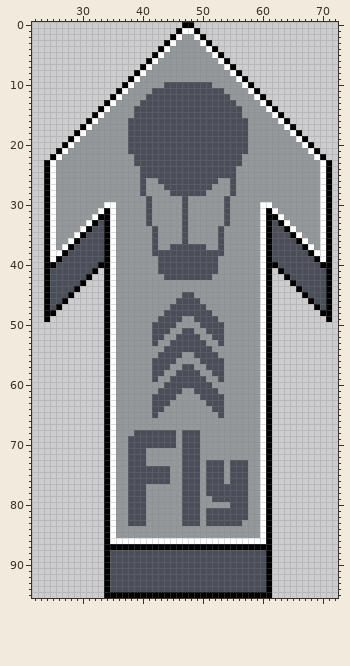
A sprite sheet gets an edit: Brackeys 2024.2/Assets/_Game/Art/Sprites/botaoplay/en/flybutton.png. This is how it looked before the edit.
The file is 96x96 pixels. Shown: x 22..72, y 0..95.
After:
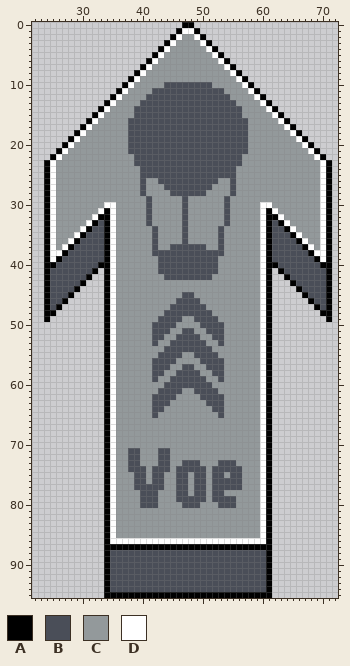
Palette (. is transparent): A #000000  B #4a4e58  C #93999b  D #ffffff
From old to new:
The author changed colour C to colour B in rows 71 to 72 at x 43 to 44; in row 73 at x 43 to 44 and 54; in row 74 at x 46, 50 and 54; in row 75 at x 46 and 50; in row 76 at x 46, 50 and 54; in row 77 at x 41 to 43, 46 and 50.
The author changed colour C to colour B in rows 78 to 79 at x 41 to 42, 46 and 50; in row 80 at x 41 to 42 and 53 to 54.
The author changed colour B to colour C in row 68 at x 39 to 45 and 47 to 49; in rows 69 to 70 at x 38 to 45 and 47 to 49; in rows 71 to 72 at x 40 and 47 to 49; in row 73 at x 40, 51 to 52 and 56 to 57; in row 74 at x 41, 51 and 57; in rows 75 to 76 at x 38, 41, 44, 48, 51 and 57.
The author changed colour B to colour C in row 77 at x 38, 48, 51 and 57; in row 78 at x 38 to 39, 48, 51 and 54 to 57; in rows 79 to 80 at x 38 to 39 and 56 to 57; in rows 81 to 82 at x 38 to 40, 47 to 49 and 51 to 57; in row 83 at x 38 to 40, 47 to 49 and 51 to 56.
Where, in picture pixels (left, top, right, bottom), the same in both pictures:
changed: (128, 430, 248, 526)
